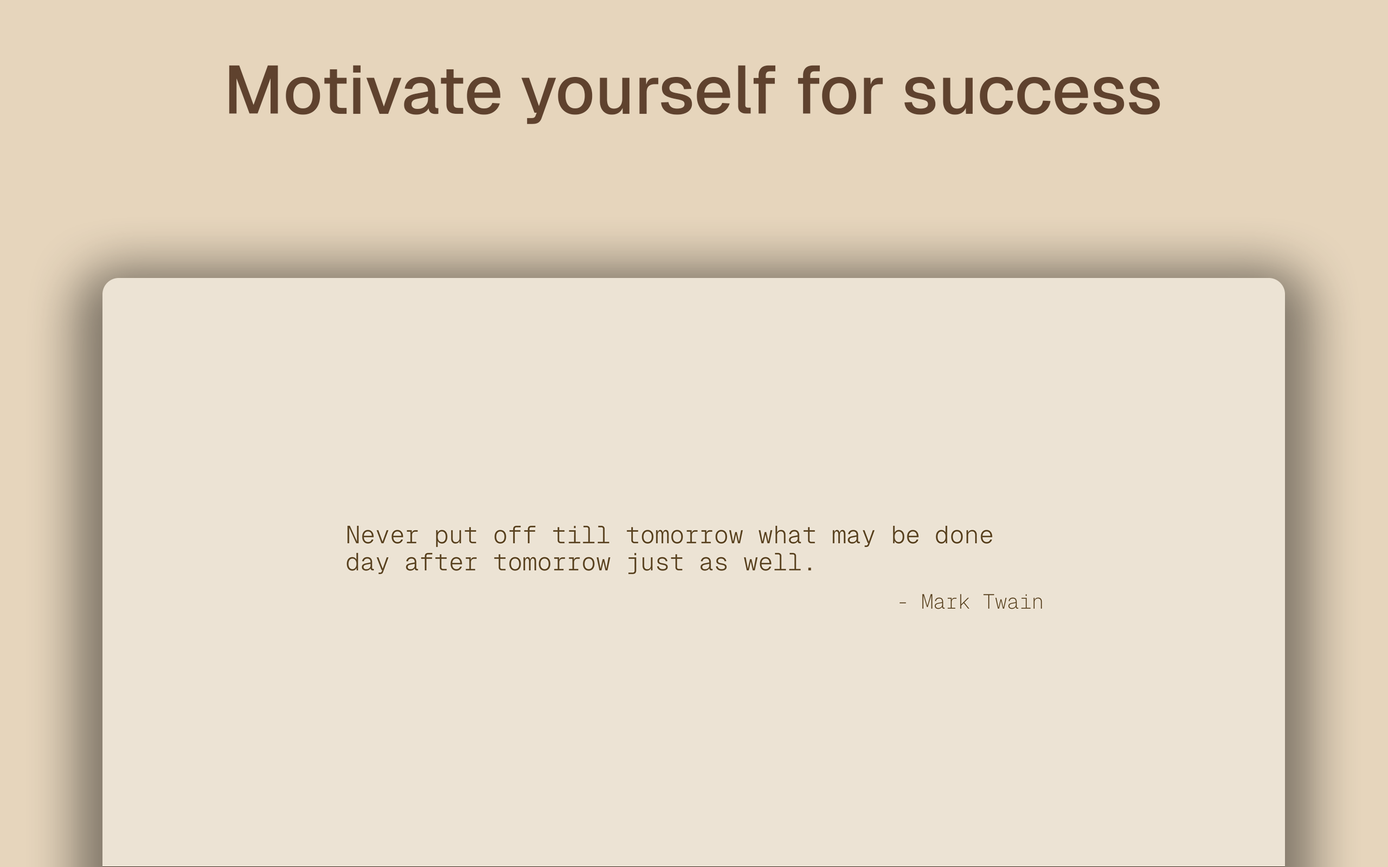
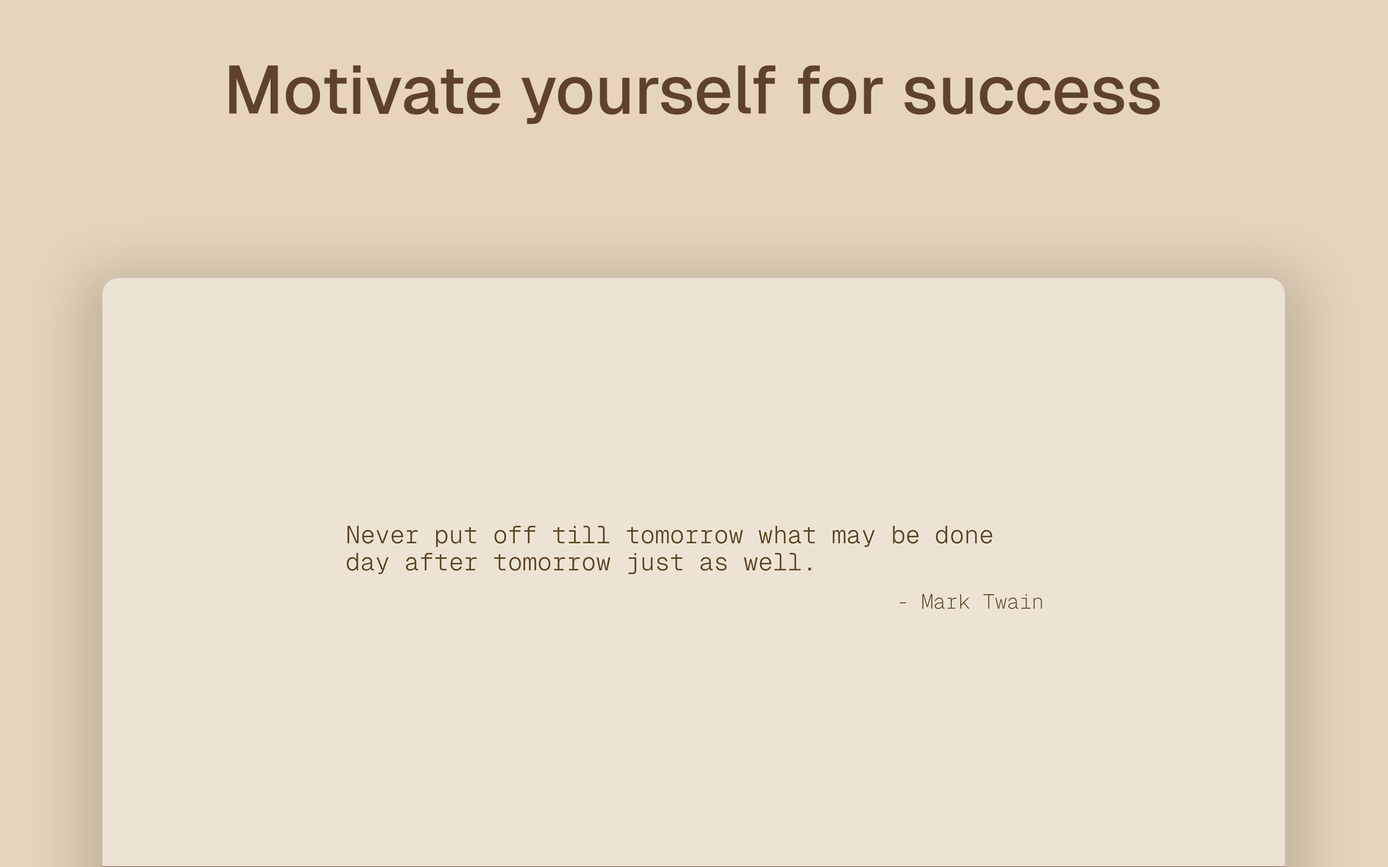
Layer changes from the first (1388, 867) image to the second:
pixels changed over bbox(33, 224, 1354, 867) (layer not identified)
